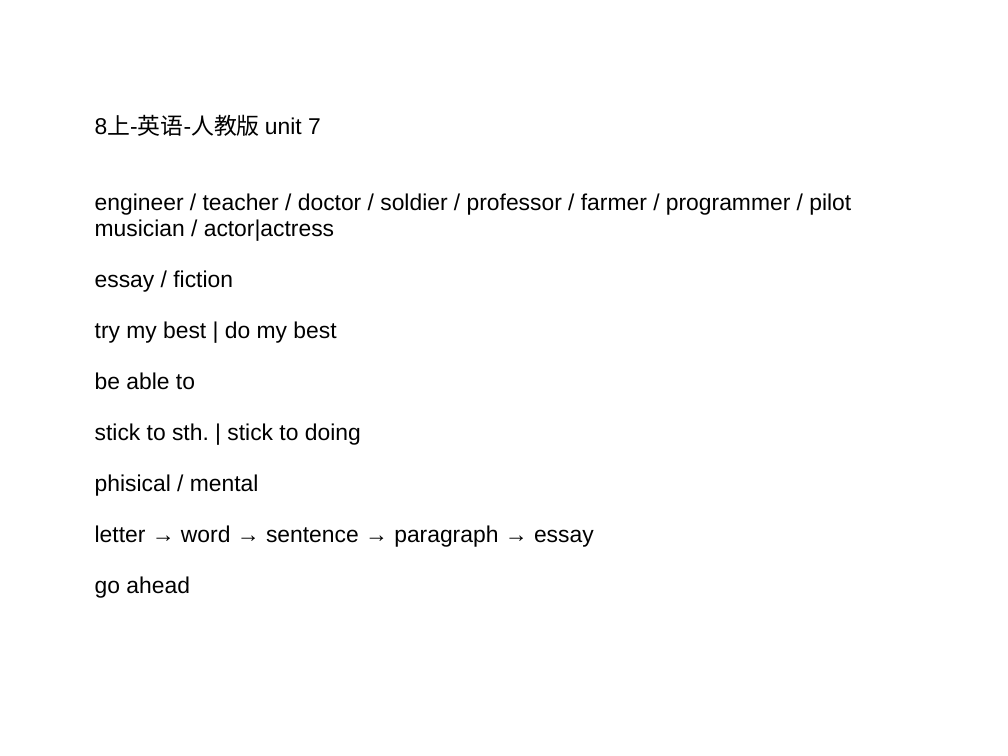
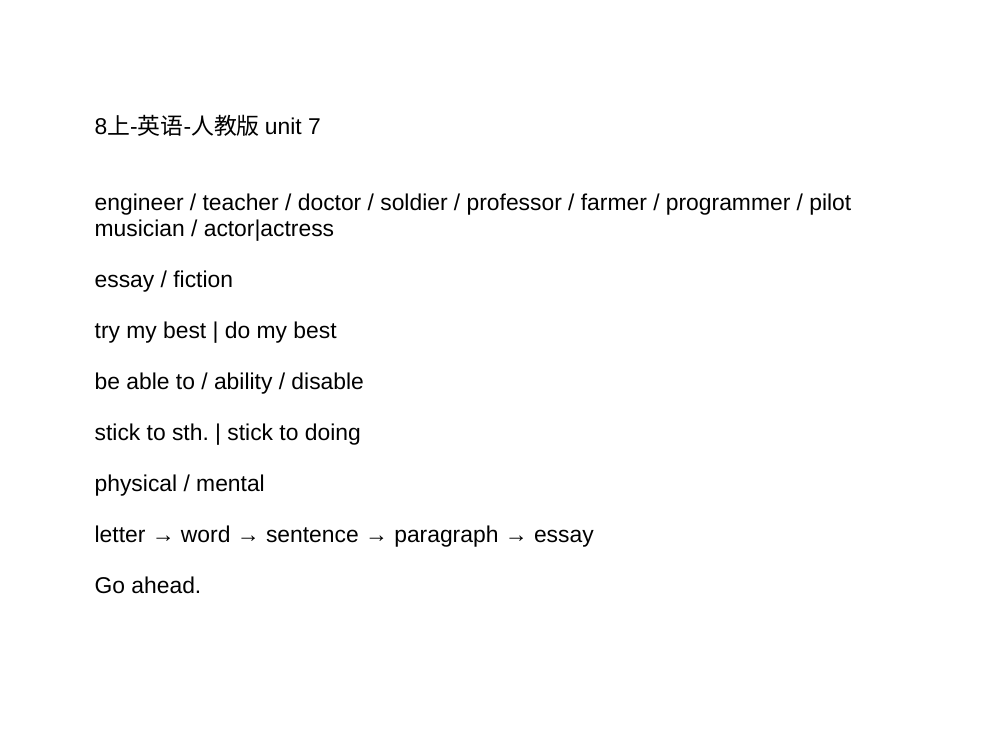
Before and after one commit to ericzhang/english-math, a slide deck: slide 1 of english/grade-8-上/8上英语人教版-unit-7-words.ppt. Drawn at 1008x756 pixels with LibreOffice and Linux fonts; fonts in the diff are those of the drawing. Boxes give left, top, right and bottom in pixels: in the first picture for what was removed or moved away, otherwise in the second. Text is boxed around its words. In the diff, an @@ line names an element or a change of style, - is before the commit and + after.

```diff
--- a/english/grade-8-上/8上英语人教版-unit-7-words.ppt
+++ b/english/grade-8-上/8上英语人教版-unit-7-words.ppt
@@ text at box(95, 372, 363, 394): text changed @@
-be able to
+be able to / ability / disable
@@ text at box(95, 474, 265, 496): text changed @@
-phisical / mental
+physical / mental
@@ text at box(95, 576, 201, 594): text changed @@
-go ahead
+Go ahead.
```
Also in this commit, not shown: 28 other files.
